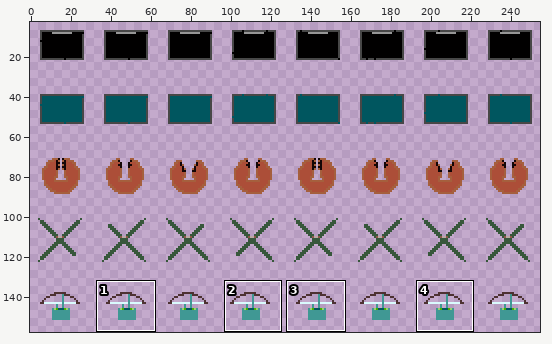
Two versions of one sprite sheet, LD27_PROJECT/img temp/ready/mobSheet.png. Above, an overview of the earlier version with the close-up marked.
Close-up. Before:
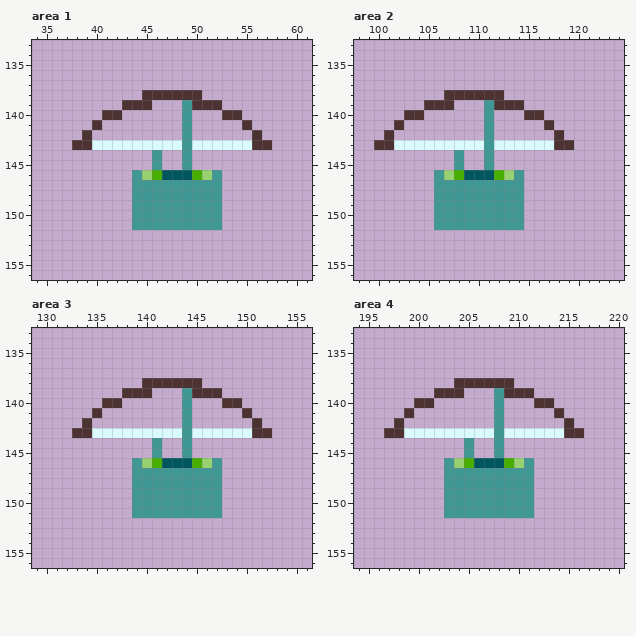
The file is 256x256 pixels. Colours within 5 levels of each other are drawn and written as one. Shown: area 1: x 34..61, y 133..156; area 2: x 98..124, y 133..156; area 3: x 129..156, y 133..156; area 4: x 194..220, y 133..156. The wide view leaves out empty margins. The commit also changed other parts of the picture, which this record leaves out.
After:
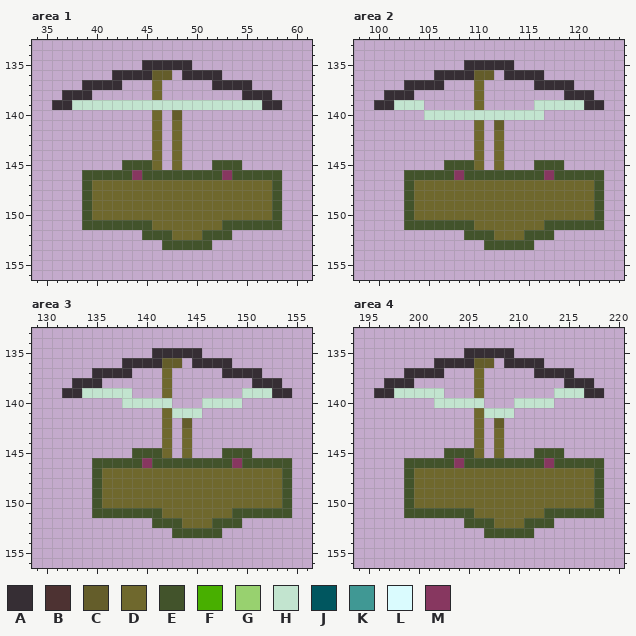
Palette (. is transparent): A #362e34  B #4d3232  C #645d2a  D #6f682d  E #42532b  F #48af00  G #98d16f  H #c2e4cf  J #00565f  K #409894  L #dafbfe  M #873760
The edit:
Changed rows in their new state; - is an unchanged pixel.
Area 1:
first column x 36:
135 ---------AAAAA---------
136 ------AAAACC-AAAA------
137 ---AAAA---D-----AAAA---
138 -AAA-----.D....----AAA-
139 AAHHHHHHHHHHHHHHHHHHHAA
140 -----..---D-C.---..----
141 ----.-----D-D.-----.---
142 ---.------D-D.------.--
143 --........D.D.........-
144 ----------D-D.---------
145 -------EEED-D.--EEE----
146 ---EEEEEMEEEEEEEEMEEEEE
147 ---EDDDDDDDDDDDDDDDDDDE
148 ---EDDDDDDDDDDDDDDDDDDE
149 ---EDDDDDDDDDDDDDDDDDDE
150 ---EDDDDDDDDDDDDDDDDDDE
151 ---EEEEEEEDDDDDDDEEEEEE
152 ---------EEEDDDEEE-----
153 -----------EEEEE-------
Area 2:
first column x 100:
135 ---------AAAAA---------
136 ------AAAACC-AAAA------
137 ---AAAA---D-----AAAA---
138 -AAA---...D..------AAA-
139 AAHHH...--D....-HHHHHAA
140 ---..HHHHHHHHHHHH------
141 --.-------D.C----.-----
142 -.--------D.D-----.----
143 ..........D.D.......---
144 --------.-D.D----------
145 -------EEED.D---EEE----
146 ---EEEEEMEEEEEEEEMEEEEE
147 ---EDDDDDDDDDDDDDDDDDDE
148 ---EDDDDDDDDDDDDDDDDDDE
149 ---EDDDDDDDDDDDDDDDDDDE
150 ---EDDDDDDDDDDDDDDDDDDE
151 ---EEEEEEEDDDDDDDEEEEEE
152 ---------EEEDDDEEE-----
153 -----------EEEEE-------
Area 3:
first column x 132:
135 ---------AAAAA---------
136 ------AAAACC-AAAA------
137 ---AAAA---D-----AAAA---
138 -AAA----..D...-----AAA-
139 AAHHHHH..-D-....--HHHAA
140 ----..HHHHH-.-HHHH-----
141 ---.------DHHH----.----
142 --.-------D-C------.---
143 -.........D.D........--
144 ---------.D-D----------
145 -------EEED-D---EEE----
146 ---EEEEEMEEEEEEEEMEEEEE
147 ---EDDDDDDDDDDDDDDDDDDE
148 ---EDDDDDDDDDDDDDDDDDDE
149 ---EDDDDDDDDDDDDDDDDDDE
150 ---EDDDDDDDDDDDDDDDDDDE
151 ---EEEEEEEDDDDDDDEEEEEE
152 ---------EEEDDDEEE-----
153 -----------EEEEE-------
Area 4:
first column x 196:
135 ---------AAAAA---------
136 ------AAAACC-AAAA------
137 ---AAAA---D-----AAAA---
138 -AAA----..D...-----AAA-
139 AAHHHHH..-D-....--HHHAA
140 ----..HHHHH-.-HHHH-----
141 ---.------DHHH----.----
142 --.-------D-C------.---
143 -.........D.D........--
144 ---------.D-D----------
145 -------EEED-D---EEE----
146 ---EEEEEMEEEEEEEEMEEEEE
147 ---EDDDDDDDDDDDDDDDDDDE
148 ---EDDDDDDDDDDDDDDDDDDE
149 ---EDDDDDDDDDDDDDDDDDDE
150 ---EDDDDDDDDDDDDDDDDDDE
151 ---EEEEEEEDDDDDDDEEEEEE
152 ---------EEEDDDEEE-----
153 -----------EEEEE-------
Pixel boxes of the changes (left, top, right, bottom) in both close-ups:
changed: (52, 60, 282, 250)
changed: (374, 60, 604, 250)
changed: (62, 348, 292, 538)
changed: (374, 348, 604, 538)
